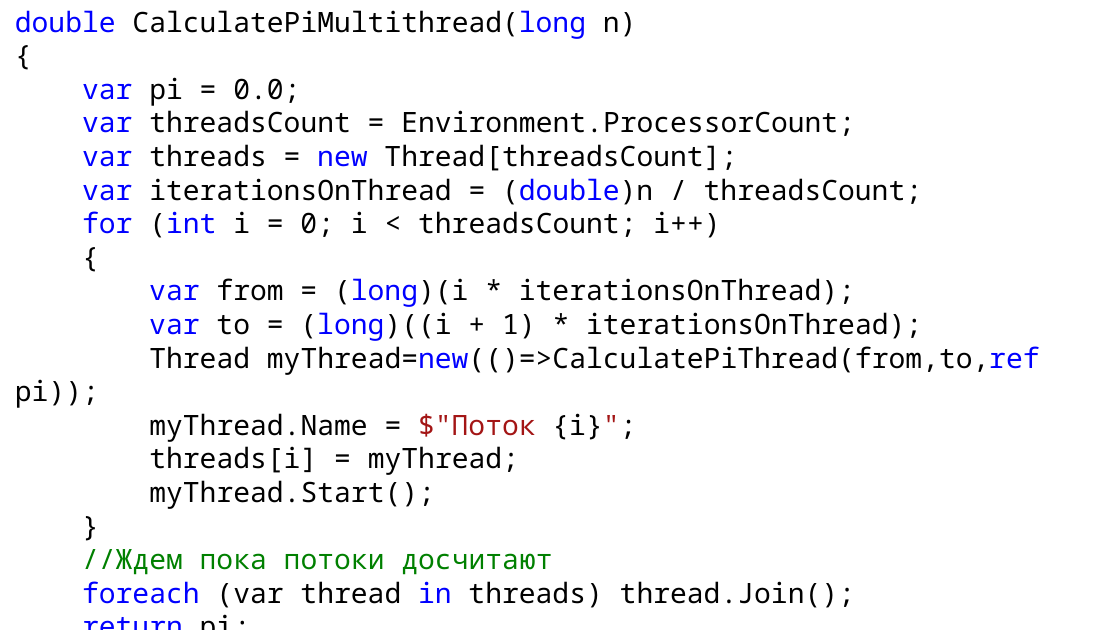
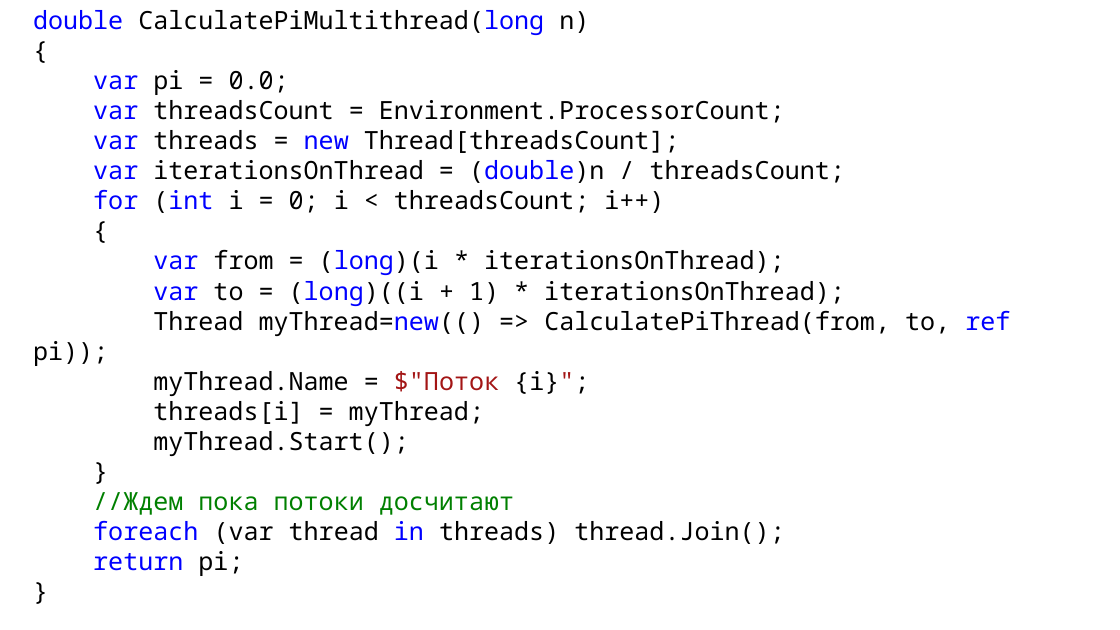
Before and after one commit to DaniilKlyukin/OOP-4, a slide deck: slide 26 of Лекции/ООП 1 лек 4.pptx. Drawn at 1120x630 pixels with LibreOffice and Linux fonts; fonts in the diff are those of the drawing. Boxes give left, top, right and bottom in pixels: in the first picture for what was removed or moved away, otherwise in the second. Text is boxed around its words. In the diff, an @@ line names an element or a change of style, - is before the commit and + after.

```diff
--- a/Лекции/ООП 1 лек 4.pptx
+++ b/Лекции/ООП 1 лек 4.pptx
@@ text "double CalculatePiMultithread(long n)": place and size @@
-text "double CalculatePiMultithread(long n)" at [15,10,1040,608]
+text "double CalculatePiMultithread(long n)" at [33,10,1010,576]
@@ text at [33,10,845,576]: size 24 to 21.5 pt in "double CalculatePiMultithread(long n)", "{", "var pi = 0.0;", "var threadsCount = Environment.ProcessorCount;" and 14 more places @@
@@ text at [33,311,1010,366]: text changed; size 24 to 21.5 pt @@
-Thread myThread=new(()=>CalculatePiThread(from,to,ref pi));
+Thread myThread=new(() => CalculatePiThread(from, to, ref pi));
```
Also in this commit, not shown: 37 other slides changed.
